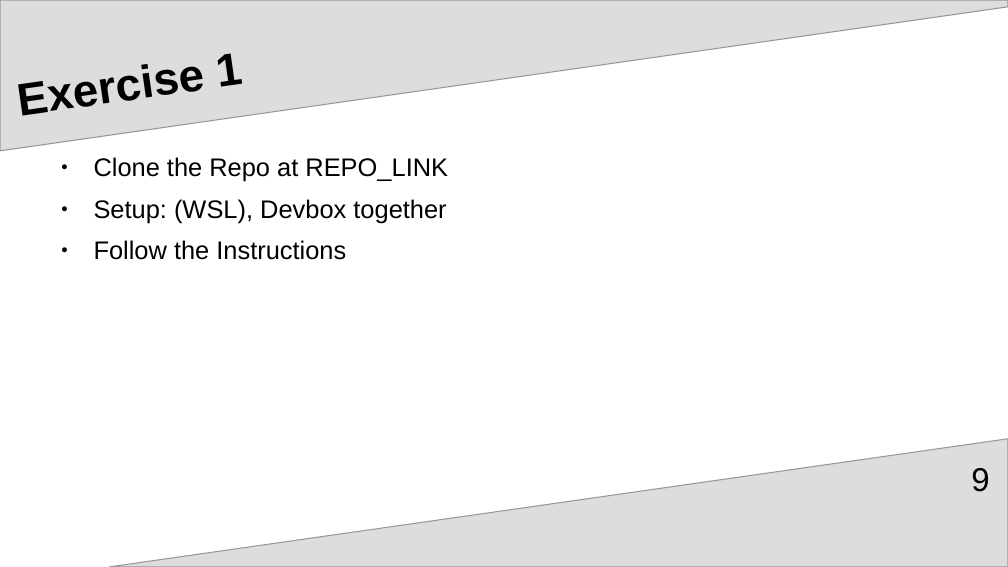
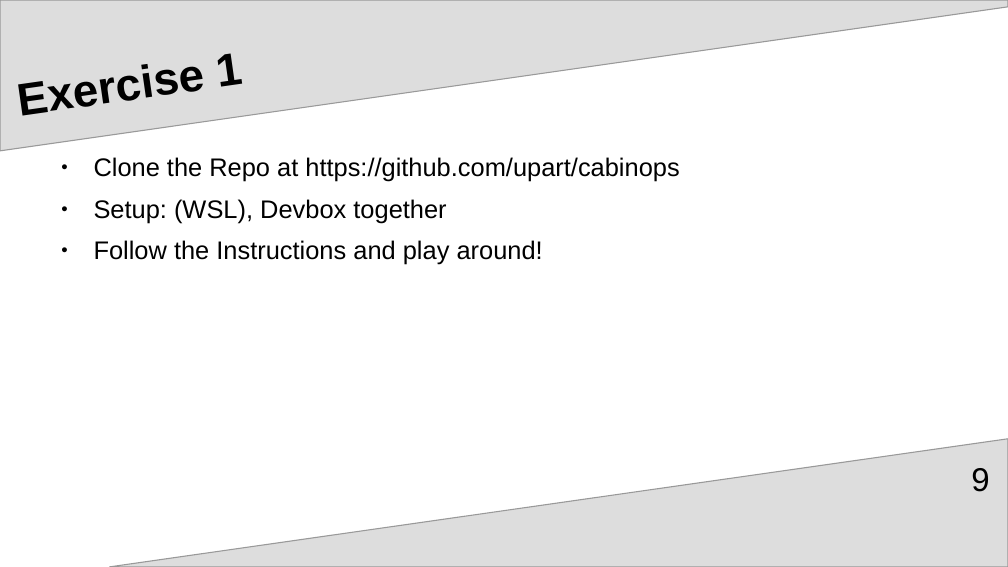
Before and after one commit to upart/cabinops, a slide deck: slide 9 of documentation/Introduction.odp. Drawn at 1008x567 pixels with LibreOffice and Linux fonts; fonts in the diff are those of the drawing. Boxes give left, top, right and bottom in pixels: in the first picture for what was removed or moved away, otherwise in the second. Text is boxed around its words. In the diff, an @@ line names an element or a change of style, - is before the commit and + after.

```diff
--- a/documentation/Introduction.odp
+++ b/documentation/Introduction.odp
@@ text at (94,157,679,182): text changed @@
-● Clone the Repo at REPO_LINK
+● Clone the Repo at https://github.com/upart/cabinops
@@ text at (94,240,543,265): text changed @@
-● Follow the Instructions
+● Follow the Instructions and play around!
```
Also in this commit, not shown: 3 other slides changed, 5 slides added, 3 slides removed, 1 other file.
